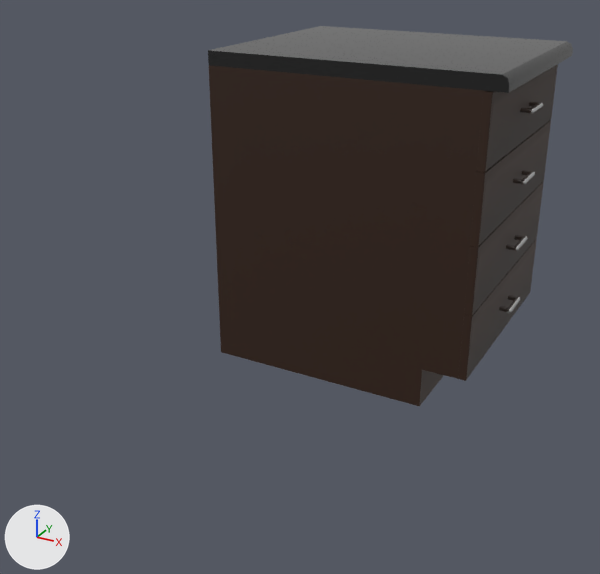
One commit to the FBX model Meshes/cabinet_Drawer.fbx: the scene before it, then after it.
Rendered twice from a camera (50 mm lens) standing at (0.714, -1.702, 0.591) and looking at (-0.041, -0.328, -0.095). Arrows for +X, +Y and +Z are at lower left; the lights stay in place.

Before the edit, the objects in view are built like this:
```python
ob_cabinet_002 = bpy.data.objects.new('Cabinet.002', me_cube_043)
ob_cabinet_002.location = (-0.016, 0.0, 0.0)
ob_drawer1 = bpy.data.objects.new('Drawer1', me_cube_045)
ob_drawer1.location = (0.007, 0.0, -0.189)
ob_drawer2 = bpy.data.objects.new('Drawer2', me_cube_049)
ob_drawer2.location = (0.007, 0.0, -0.189)
ob_drawer3 = bpy.data.objects.new('Drawer3', me_cube_048)
ob_drawer3.location = (0.007, 0.0, -0.189)
ob_drawer4 = bpy.data.objects.new('Drawer4', me_cube_047)
ob_drawer4.location = (0.007, 0.0, -0.189)
```
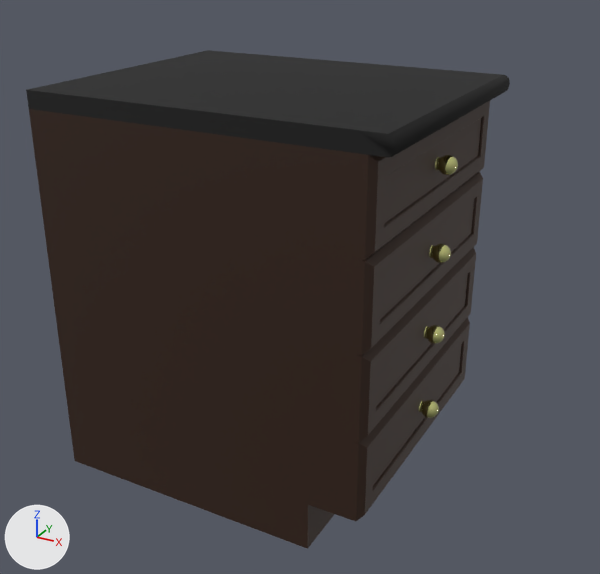
Commit message: improved cabinets

What changed in the scene script:
```text
Change mat_taso:
    mat_taso.roughness: 0.0 -> 1.0
Change me_cube_043:
    remove me_cube_043.from_pydata(...)  # 38 vertices, 34 faces; spans x -0.284..0.345, y -0.25..0.25, z -0.35..0.35
    add me_cube_043.from_pydata(...)  # 48 vertices, 40 faces; spans x -0.284..0.345, y -0.25..0.25, z -0.35..0.35
    me_cube_043 part 1: 2 vertices moved from x 0.33, y -0.25..0.25, z 0.35 to x 0.333, y -0.25..0.25, z 0.35; 4 vertices removed from x 0.34..0.345, y -0.25..0.25, z 0.32..0.345; 13 vertices added at x 0.333..0.345, y -0.25..0.25, z 0.32..0.348
Change me_cube_045:
    remove me_cube_045.from_pydata(...)  # 410 vertices, 417 faces; spans x -0.266..0.319, y -0.25..0.25, z 0.363..0.507
    add me_cube_045.from_pydata(...)  # 648 vertices, 803 faces; spans x -0.28..0.307, y -0.25..0.25, z -0.021..0.123
    me_cube_045 part 9: a new loose piece, an icosphere of 320 faces spanning x 0.276..0.307, y -0.016..0.015, z 0.037..0.068, in mat_metalli_001 (beige #e5e799)
    me_cube_045 part 10: a new loose piece of 418 vertices spanning x 0.27..0.281, y -0.017..0.015, z 0.037..0.069, in mat_metalli_001 (beige #e5e799)
    me_cube_045 part 11: a new loose piece of 68 vertices spanning x -0.28..0.28, y -0.25..0.25, z -0.021..0.123, in mat_kaappi (brown #311a0b)
    me_cube_045 part 12: the loose piece of 352 vertices spanning x 0.29..0.319, y -0.043..0.035, z 0.433..0.443 is deleted
    me_cube_045 part 13: the loose piece of 58 vertices spanning x -0.266..0.293, y -0.25..0.25, z 0.363..0.507 is deleted
    remove me_cube_045.materials.append(mat_metalli)  # white #e7e7e7
    add me_cube_045.materials.append(mat_metalli_001)  # beige #e5e799
Change me_cube_048:
    remove me_cube_048.from_pydata(...)  # 410 vertices, 417 faces; spans x -0.266..0.319, y -0.25..0.25, z 0.073..0.217
    add me_cube_048.from_pydata(...)  # 648 vertices, 803 faces; spans x -0.28..0.307, y -0.25..0.25, z -0.021..0.123
    me_cube_048 part 2: a new loose piece, an icosphere of 320 faces spanning x 0.276..0.307, y -0.016..0.015, z 0.037..0.068, in mat_metalli_001 (beige #e5e799)
    me_cube_048 part 3: the loose piece of 58 vertices spanning x -0.266..0.293, y -0.25..0.25, z 0.073..0.217 is rebuilt with 68 vertices and now spans x -0.28..0.28, y -0.25..0.25, z -0.021..0.123
    me_cube_048 part 4: the loose piece of 352 vertices spanning x 0.29..0.319, y -0.043..0.035, z 0.143..0.153 is deleted
    remove me_cube_048.materials.append(mat_metalli)  # white #e7e7e7
    add me_cube_048.materials.append(mat_metalli_001)  # beige #e5e799
Change me_cube_049:
    remove me_cube_049.from_pydata(...)  # 410 vertices, 417 faces; spans x -0.266..0.319, y -0.25..0.25, z 0.218..0.362
    add me_cube_049.from_pydata(...)  # 648 vertices, 803 faces; spans x -0.28..0.307, y -0.25..0.25, z -0.021..0.123
    me_cube_049 part 5: a new loose piece, an icosphere of 320 faces spanning x 0.276..0.307, y -0.016..0.015, z 0.037..0.068, in mat_metalli_001 (beige #e5e799)
    me_cube_049 part 6: a new loose piece of 68 vertices spanning x -0.28..0.28, y -0.25..0.25, z -0.021..0.123, in mat_kaappi (brown #311a0b)
    me_cube_049 part 7: the loose piece of 352 vertices spanning x 0.29..0.319, y -0.043..0.035, z 0.288..0.298 is deleted
    me_cube_049 part 8: the loose piece of 58 vertices spanning x -0.266..0.293, y -0.25..0.25, z 0.218..0.362 is deleted
    remove me_cube_049.materials.append(mat_metalli)  # white #e7e7e7
    add me_cube_049.materials.append(mat_metalli_001)  # beige #e5e799
Change ob_drawer4:
    ob_drawer4.location: (0.007, 0.0, -0.189) -> (0.02, -0.5, -0.239)
Change ob_cabinet_002:
    ob_cabinet_002.location: (-0.016, 0.0, 0.0) -> (-0.016, -0.5, 0.0)
Change ob_drawer1:
    ob_drawer1.location: (0.007, 0.0, -0.189) -> (0.02, -0.5, 0.197)
Change ob_drawer3:
    ob_drawer3.location: (0.007, 0.0, -0.189) -> (0.02, -0.5, -0.094)
Change ob_drawer2:
    ob_drawer2.location: (0.007, 0.0, -0.189) -> (0.02, -0.5, 0.052)
```

Boxes [x1, y1, x2, y2] around the edits, measured in the pictures (600 x 574 px):
'Cabinet.002', surface changed, reshaped, moved (33% wider, 31% taller): before [208, 26, 573, 406]; after [26, 50, 510, 549]
'Drawer2', reshaped, moved: before [470, 120, 551, 247]; after [358, 172, 483, 356]
'Drawer1', reshaped, moved: before [477, 64, 558, 172]; after [361, 101, 490, 260]
'Drawer3', reshaped, moved: before [464, 182, 544, 316]; after [355, 247, 476, 443]
'Drawer4', moved: before [458, 239, 537, 381]; after [352, 317, 470, 521]
part 1 of me_cube_043, built on: before [478, 40, 573, 93]; after [355, 73, 510, 157]
part 2 of me_cube_048, added: after [427, 325, 445, 344]
part 3 of me_cube_048, rebuilt: before [464, 182, 544, 316]; after [355, 247, 476, 443]
part 4 of me_cube_048, deleted: before [506, 235, 528, 251]
part 5 of me_cube_049, added: after [432, 244, 451, 263]
part 6 of me_cube_049, added: after [358, 172, 483, 356]
part 7 of me_cube_049, deleted: before [513, 170, 535, 184]
part 8 of me_cube_049, deleted: before [470, 120, 551, 247]
part 9 of me_cube_045, added: after [438, 155, 458, 175]
part 10 of me_cube_045, added: after [435, 157, 441, 170]
part 11 of me_cube_045, added: after [361, 101, 490, 260]
part 12 of me_cube_045, deleted: before [520, 101, 543, 114]
part 13 of me_cube_045, deleted: before [477, 64, 558, 172]
